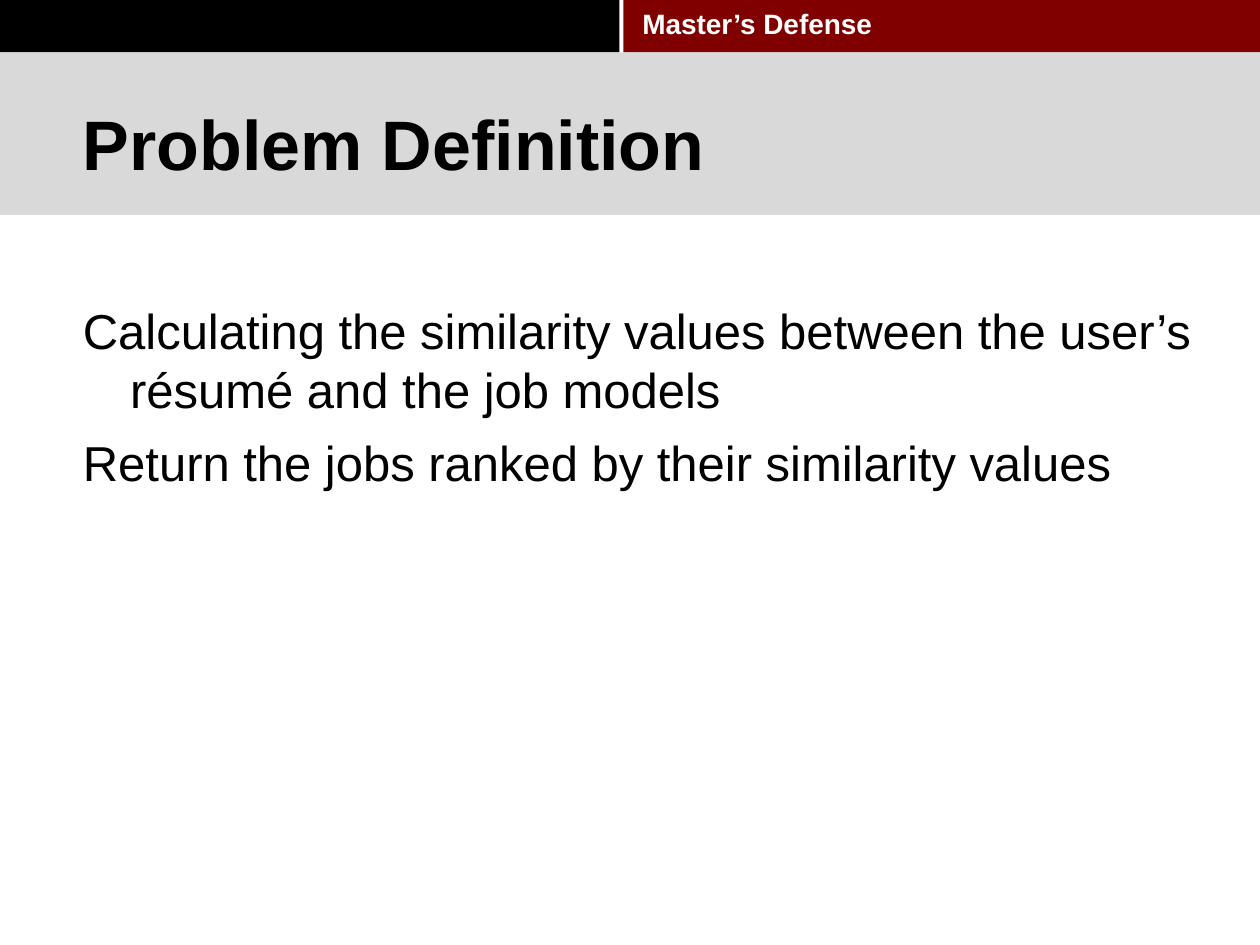
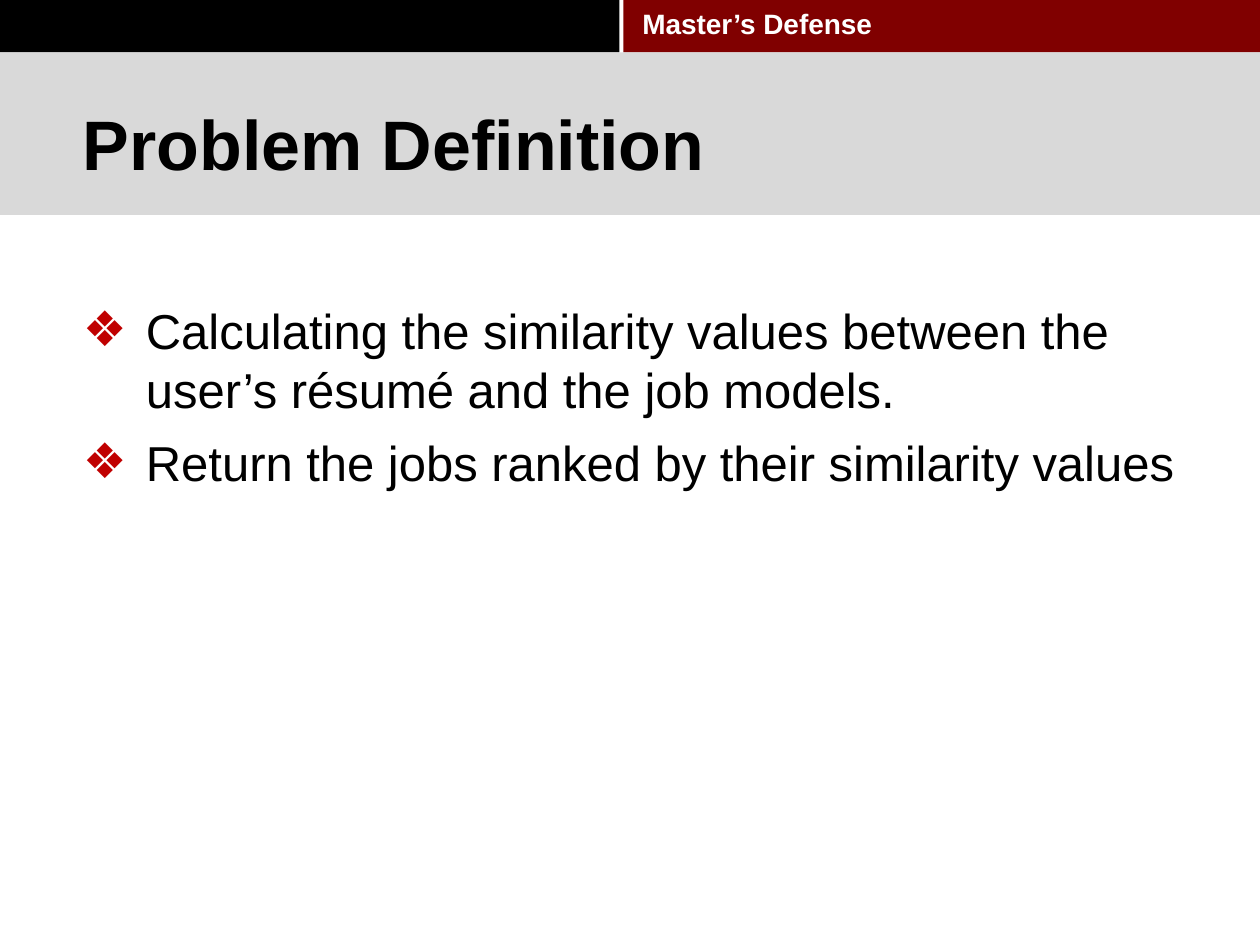
Before and after one commit to pkushiqiang/thesis, a slide deck: slide 19 of media/Master's thesis-2.pptx. Drawn at 1260x945 pixels with LibreOffice and Linux fonts; fonts in the diff are those of the drawing; background and template pictures are left out. Boxes give left, top, right and bottom in pixels: in the first picture for what was removed or moved away, otherwise in the second. Text is boxed around its words. In the diff, an @@ line names an element or a change of style, - is before the commit and + after.

```diff
--- a/media/Master's thesis-2.pptx
+++ b/media/Master's thesis-2.pptx
@@ text at box(146, 313, 1109, 418): text changed @@
-Calculating the similarity values between the user’s résumé and the job models
+❖ Calculating the similarity values between the user’s résumé and the job models.
@@ text at box(146, 445, 1175, 491): bullet none to ❖ @@
```
Also in this commit, not shown: 23 other slides changed.
